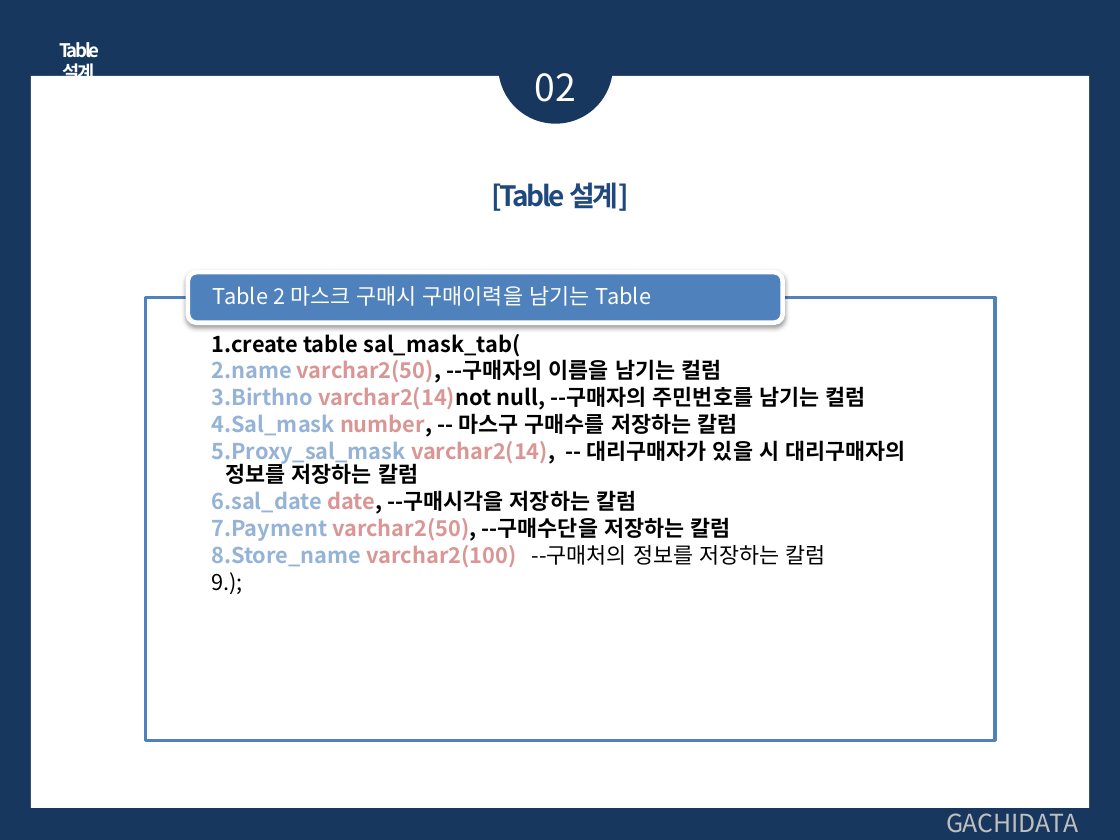
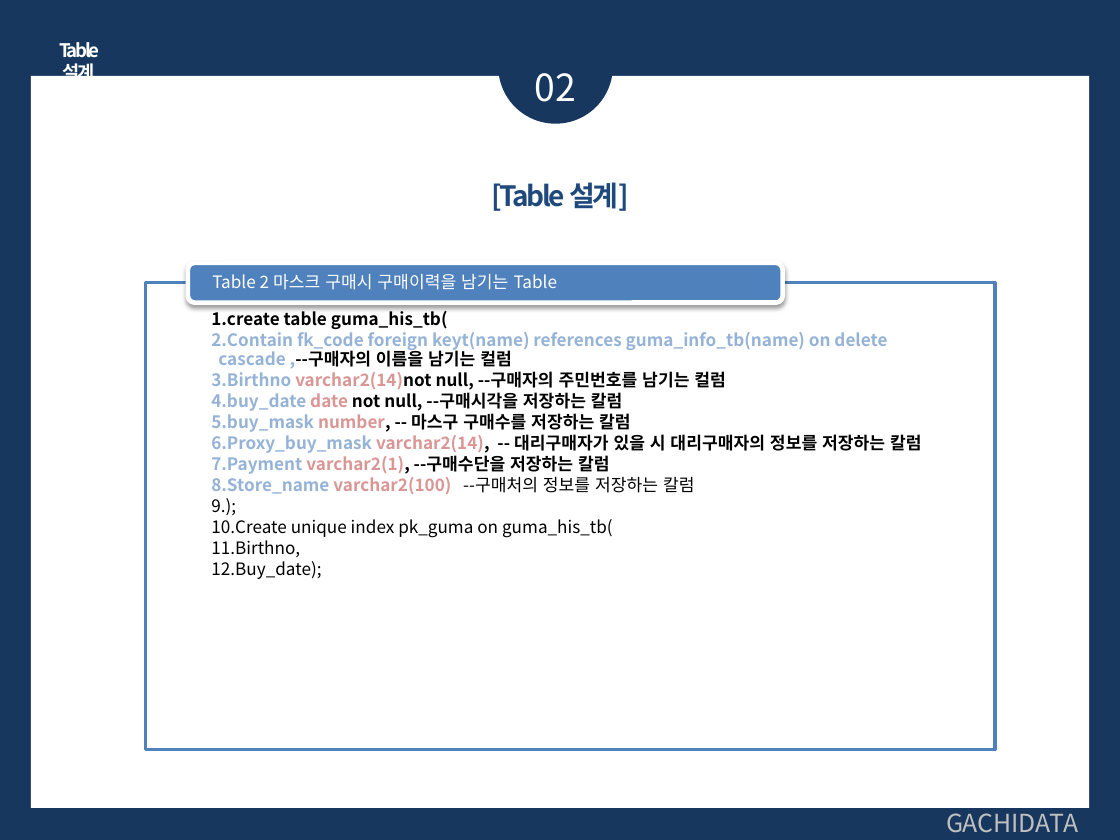
Before and after one commit to Monoreil/edu-sql, a slide deck: slide 9 of 11차SQL_hyeongmin.pptx. Drawn at 1120x840 pixels with LibreOffice and Linux fonts; fonts in the diff are those of the drawing. Boxes give left, top, right and bottom in pixels: in the first picture for what was removed or moved away, otherwise in the second. Text is boxed around its words. In the diff, an @@ line names an element or a change of style, - is before the commit and + after.

```diff
--- a/11차SQL_hyeongmin.pptx
+++ b/11차SQL_hyeongmin.pptx
@@ rounded rectangle: place and size @@
-rounded rectangle at [188,272,783,323]
+rounded rectangle at [188,263,783,304]
@@ text "Table 2 마스크 구매시 구매이력을 ...": place and size @@
-text "Table 2 마스크 구매시 구매이력을 ..." at [213,286,651,306]
+text "Table 2 마스크 구매시 구매이력을 ..." at [212,274,557,290]
@@ text "Table 2 마스크 구매시 구매이력을 ..." at [212,274,557,290]: size 14 to 11 pt; less space between paragraphs @@
@@ text "create table guma_his_tb(": place and size @@
-text "create table guma_his_tb(" at [211,334,905,567]
+text "create table guma_his_tb(" at [211,308,922,579]
@@ rectangle: place and size @@
-rectangle at [146,298,996,740]
+rectangle at [146,282,996,749]
@@ text at [211,308,887,369]: text changed; size 14 to 11 pt; text colour #000000 to #95B3D7 @@
-  1. create table sal_mask_tab(
-  2. name varchar2(50), --구매자의 이름을 남기는 컬럼
+  1. create table guma_his_tb(
+  2. Contain fk_code foreign keyt(name) references guma_info_tb(name) on delete cascade ,--구매자의 이름을 남기는 컬럼
@@ text at [211,389,922,474]: text changed; size 14 to 11 pt @@
-  4. Sal_mask number, -- 마스구 구매수를 저장하는 칼럼
-  5. Proxy_sal_mask varchar2(14), -- 대리구매자가 있을 시 대리구매자의 정보를 저장하는 칼럼
-  6. sal_date date, --구매시각을 저장하는 칼럼
-  7. Payment varchar2(50), --구매수단을 저장하는 칼럼
+  4. buy_date date not null, --구매시각을 저장하는 칼럼
+  5. buy_mask number, -- 마스구 구매수를 저장하는 칼럼
+  6. Proxy_buy_mask varchar2(14), -- 대리구매자가 있을 시 대리구매자의 정보를 저장하는 칼럼
+  7. Payment varchar2(1), --구매수단을 저장하는 칼럼
@@ text at [211,371,726,494]: size 14 to 11 pt in "Birthno varchar2(14)not null, --구매자의 주민번호를 남기는 컬럼", "Store_name varchar2(100) --구매처의 정보를 저장하는 칼럼", ");"; indent changed @@
@@ text at [211,519,613,579]: paragraphs added @@
+  10. Create unique index pk_guma on guma_his_tb(
+  11. Birthno,
+  12. Buy_date);
```
Also in this commit, not shown: 7 other slides changed.
